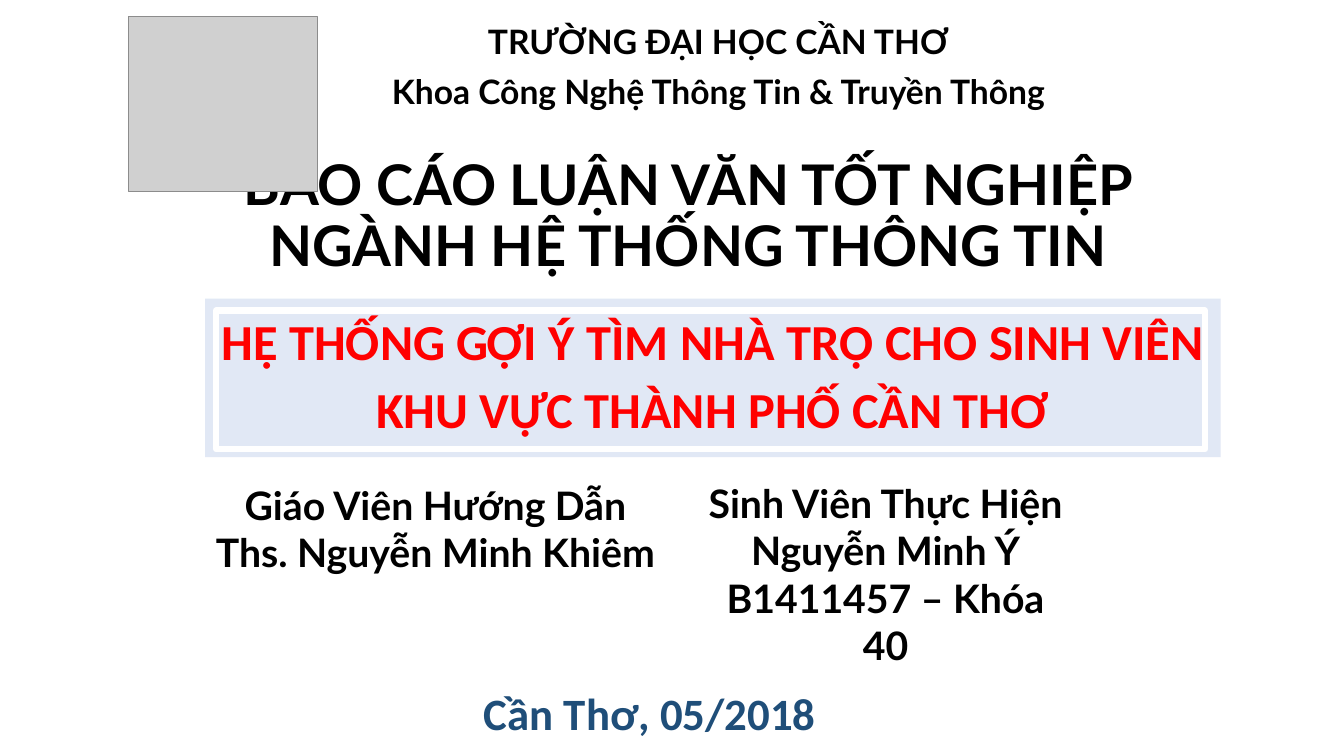
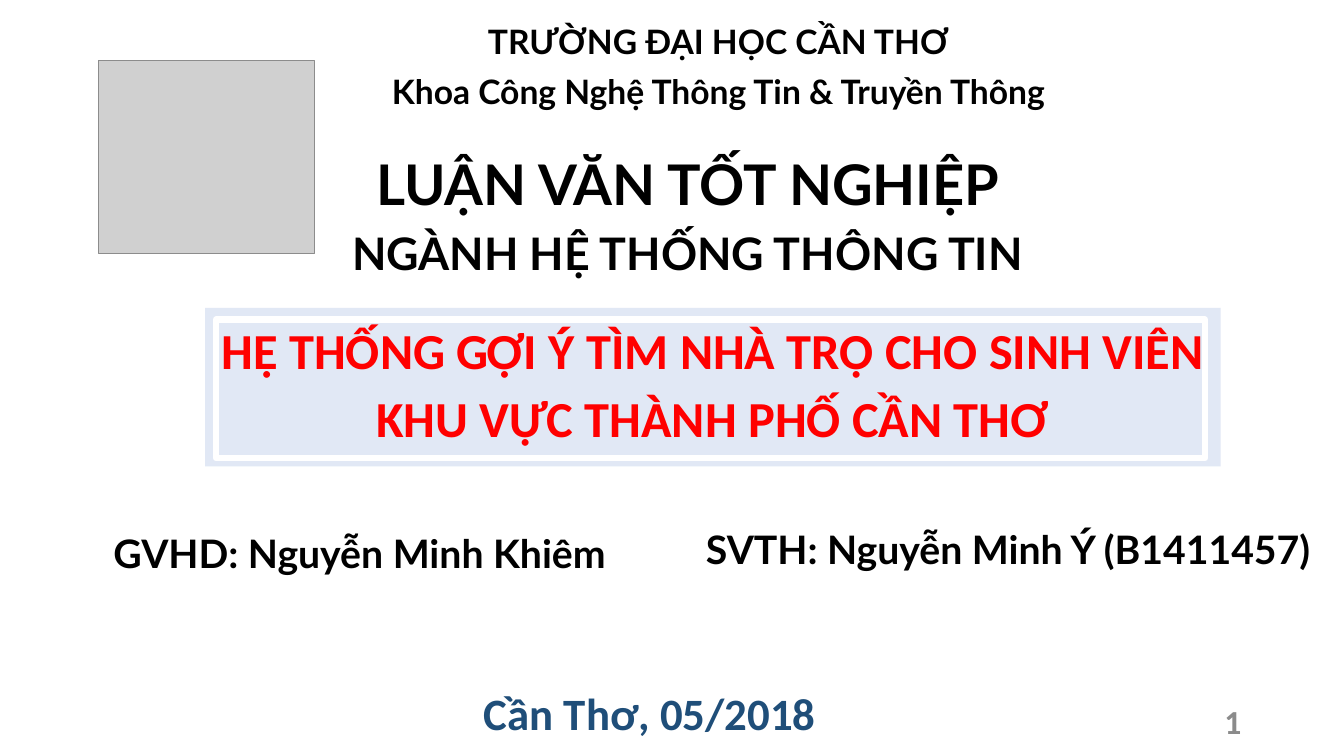
Before and after one commit to minhynguyen/luanvan, a slide deck: slide 1 of LVTN.pptx. Drawn at 1344x756 pixels with LibreOffice and Linux fonts; fonts in the diff are those of the drawing; grey boxes stand for pictures; background and template pictures are left out. Boxes give left, top, right and bottom in pixels: in the first picture for what was removed or moved away, otherwise in the second. Text is boxed around its words. In the diff, an @@ line names an element or a change of style, - is before the commit and + after.

```diff
--- a/LVTN.pptx
+++ b/LVTN.pptx
@@ picture: place and size @@
-picture at <box>129,17,318,193</box>
+picture at <box>99,60,315,254</box>
@@ text at <box>352,157,1023,279</box>: text changed; size 40 to 32 pt @@
-BÁO CÁO LUẬN VĂN TỐT NGHIỆP NGÀNH HỆ THỐNG THÔNG TIN
+LUẬN VĂN TỐT NGHIỆP
+NGÀNH HỆ THỐNG THÔNG TIN
@@ rectangle "HỆ THỐNG GỢI Ý TÌM ...": place and size @@
-rectangle "HỆ THỐNG GỢI Ý TÌM ..." at <box>206,298,1222,457</box>
+rectangle "HỆ THỐNG GỢI Ý TÌM ..." at <box>206,308,1222,466</box>
@@ rectangle: place and size @@
-rectangle at <box>216,311,1205,450</box>
+rectangle at <box>216,320,1205,459</box>
@@ text at <box>113,533,606,575</box>: text changed @@
-Giáo Viên Hướng Dẫn
-Ths. Nguyễn Minh Khiêm
+GVHD: Nguyễn Minh Khiêm
@@ text at <box>706,530,1310,571</box>: text changed @@
-Sinh Viên Thực Hiện
-Nguyễn Minh Ý
-B1411457 – Khóa 40
+SVTH: Nguyễn Minh Ý (B1411457)
@@ page number added at <box>1224,712,1241,734</box>, 24 pt, text #8C8C8C, bold @@
+1
```
Also in this commit, not shown: 28 other slides changed, 1 slide added, 2 slides removed.
